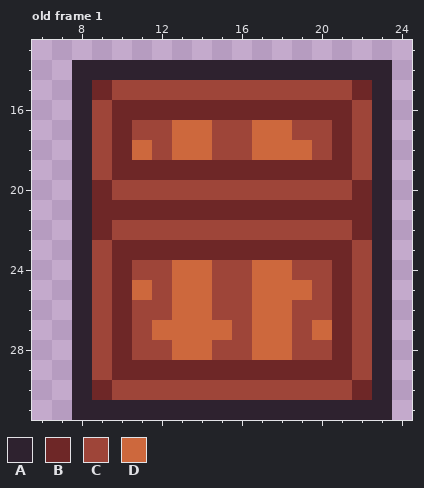
Pixel-art file: Assets/2. Graphics/Resources/Crate.aseprite. Above, as it was before the edit.
32x32 pixels, 4 frames. Shown: old frame 1: x 6..24, y 13..31. The commit also changed other frames, which this record leaves out.
Palette (. is transparent): A #2e222f  B #6e2727  C #9e4539  D #cd683d
Pixels before, old frame 1, first column x 8:
14 AAAAAAAAAAAAAAAA
15 ABCCCCCCCCCCCCBA
16 ACBBBBBBBBBBBBCA
17 ACBCCDDCCDDCCBCA
18 ACBDCDDCCDDDCBCA
19 ACBBBBBBBBBBBBCA
20 ABCCCCCCCCCCCCBA
21 ABBBBBBBBBBBBBBA
22 ABCCCCCCCCCCCCBA
23 ACBBBBBBBBBBBBCA
24 ACBCCDDCCDDCCBCA
25 ACBDCDDCCDDDCBCA
26 ACBCCDDCCDDCCBCA
27 ACBCDDDDCDDCDBCA
28 ACBCCDDCCDDCCBCA
29 ACBBBBBBBBBBBBCA
30 ABCCCCCCCCCCCCBA
31 AAAAAAAAAAAAAAAA
After:
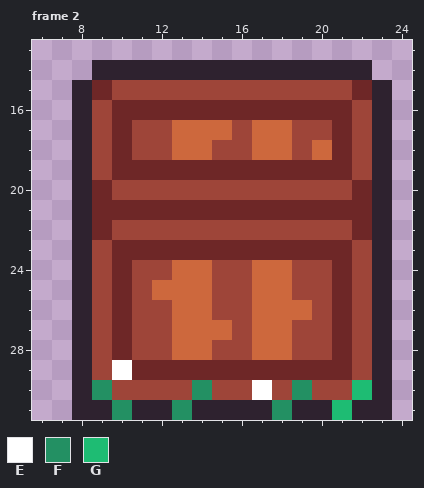
Colours new in this view: E #ffffff  F #239063  G #1ebc73
A new or re-ordered frame is compared with the old frame closest to it.
Change:
layer "Layer 2" added
frames re-ordered
Frame 2 against old frame 1, layers "Layer 2", "Layer 1 Copy Copy Copy":
y 14: x 8 A -> .; x 23 A -> .
y 17: x 15 C -> D
y 18: x 11 D -> C; x 19..20 DC -> CD
y 25: x 11..12 DC -> CD; x 19 D -> C
y 26: x 19 C -> D
y 27: x 12 D -> C; x 20 D -> C
y 29: x 10 B -> E
y 30: x 9 B -> F; x 14 C -> F; x 17 C -> E; x 19 C -> F; x 22 B -> G
y 31: x 10 A -> F; x 13 A -> F; x 18 A -> F; x 21 A -> G
